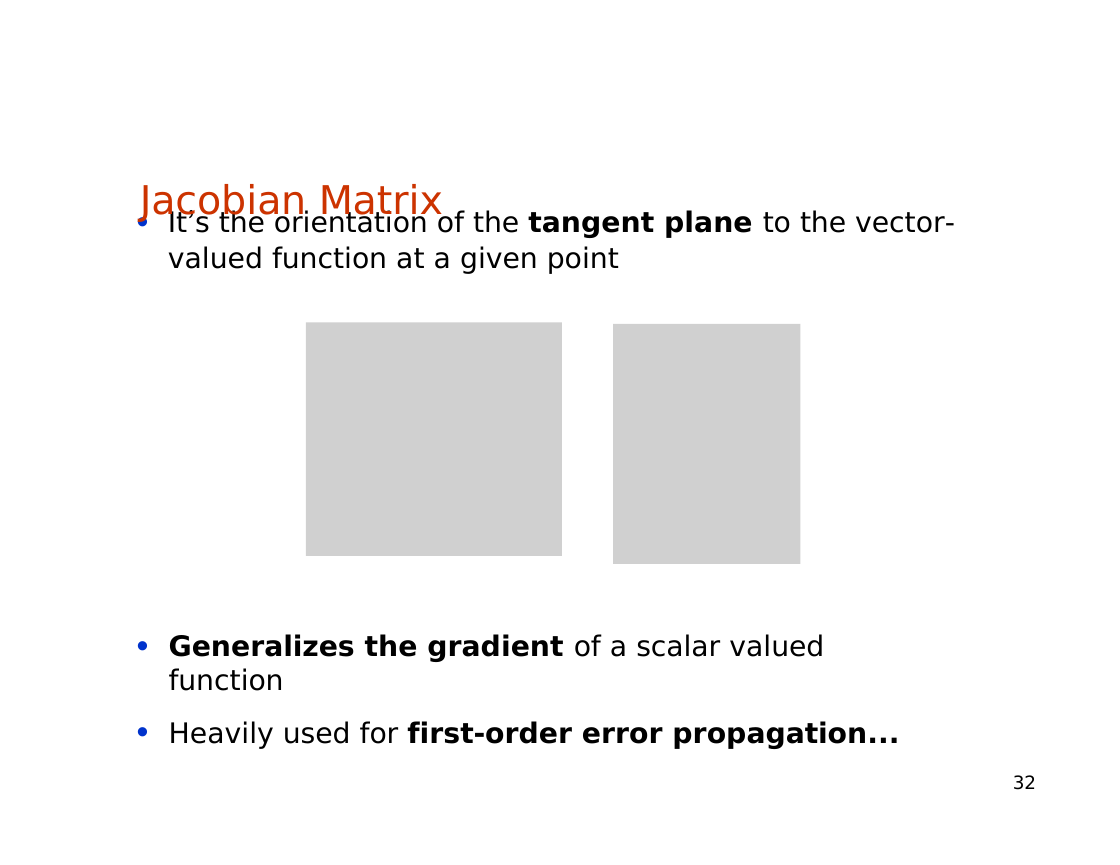
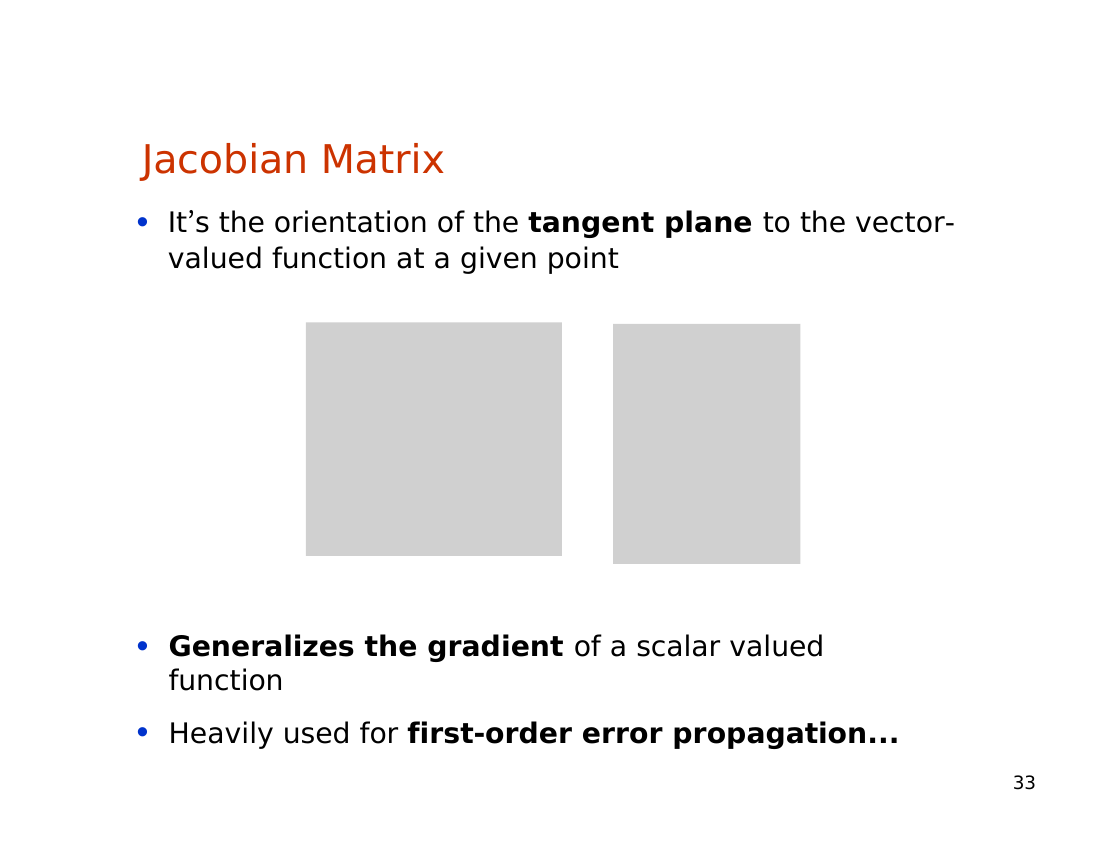
Before and after one commit to amitrokh/CMSC498F, a slide deck: slide 33 of lectures/week_10/Kalman-filtering.pptx (slide 32 before the commit). Drawn at 1120x865 pixels with LibreOffice and Linux fonts; fonts in the diff are those of the drawing; grey boxes stand for pictures. Boxes give left, top, right and bottom in pixels: in the first picture for what was removed or moved away, otherwise in the second. Text is boxed around its words. In the diff, an @@ line names an element or a change of style, - is before the commit and + after.

```diff
--- a/lectures/week_10/Kalman-filtering.pptx
+++ b/lectures/week_10/Kalman-filtering.pptx
@@ title "Jacobian Matrix": place and size @@
-title "Jacobian Matrix" at <box>140,184,443,222</box>
+title "Jacobian Matrix" at <box>142,143,445,181</box>
@@ page number at <box>1013,775,1036,790</box>: text changed @@
-32
+33
```
Also in this commit, not shown: 14 other slides changed, 1 slide added.
